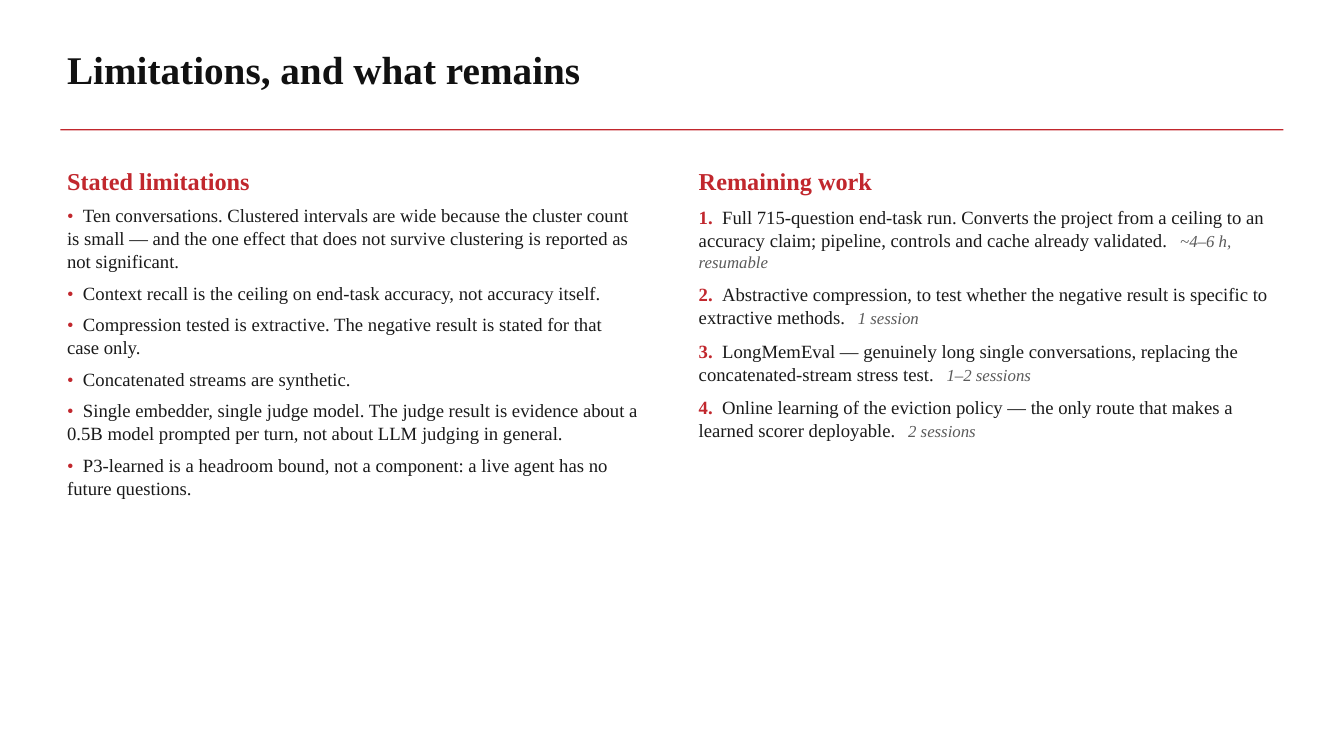
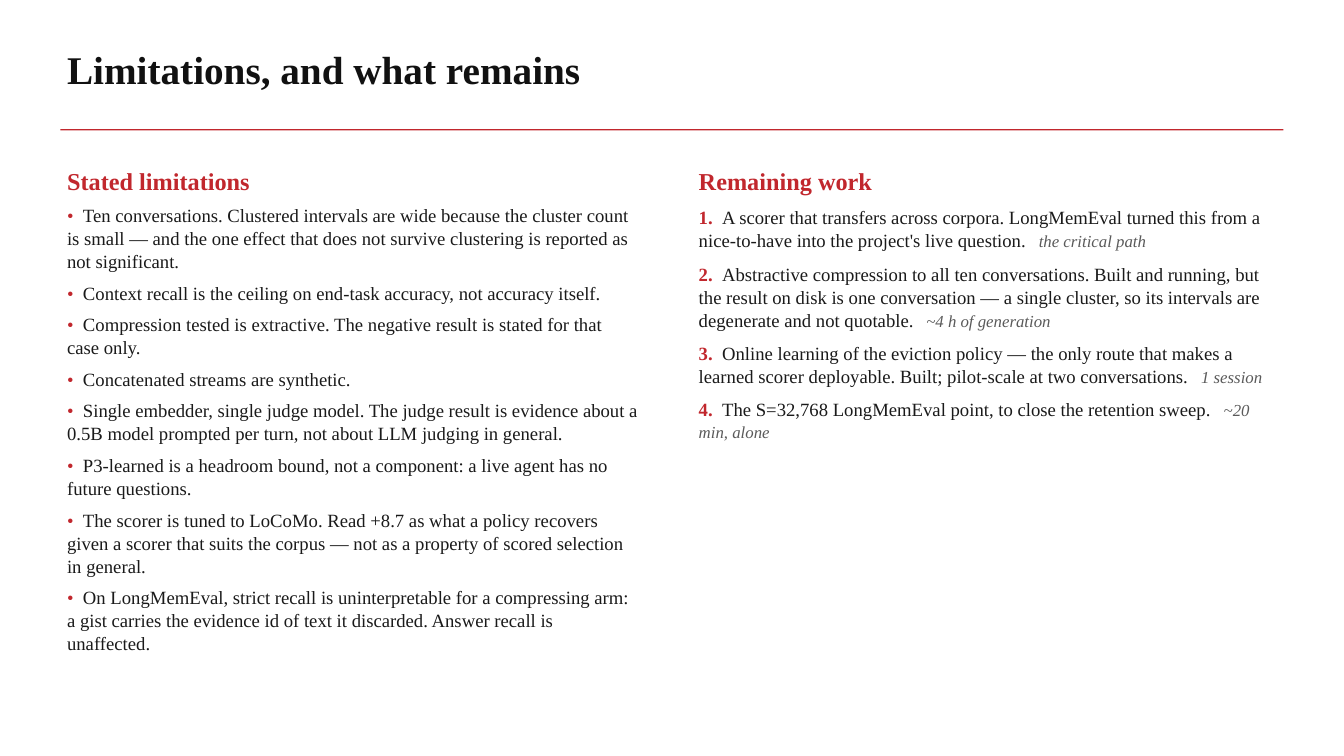
Before and after one commit to ruthme1ster/MemGate, a slide deck: slide 25 of docs/MemGate_Capstone_Review2_NMIMS.pptx (slide 23 before the commit). Drawn at 1344x756 pixels with LibreOffice and Linux fonts; fonts in the diff are those of the drawing. Boxes give left, top, right and bottom in pixels: in the first picture for what was removed or moved away, otherwise in the second. Text is boxed around its words. In the diff, an @@ line names an element or a change of style, - is before the commit and + after.

```diff
--- a/docs/MemGate_Capstone_Review2_NMIMS.pptx
+++ b/docs/MemGate_Capstone_Review2_NMIMS.pptx
@@ text at [699,211,1263,441]: text changed @@
-1. Full 715-question end-task run. Converts the project from a ceiling to an accuracy claim; pipeline, controls and cache already validated. ~4–6 h, resumable
-2. Abstractive compression, to test whether the negative result is specific to extractive methods. 1 session
-3. LongMemEval — genuinely long single conversations, replacing the concatenated-stream stress test. 1–2 sessions
-4. Online learning of the eviction policy — the only route that makes a learned scorer deployable. 2 sessions
+1. A scorer that transfers across corpora. LongMemEval turned this from a nice-to-have into the project's live question. the critical path
+2. Abstractive compression to all ten conversations. Built and running, but the result on disk is one conversation — a single cluster, so its intervals are degenerate and not quotable. ~4 h of generation
+3. Online learning of the eviction policy — the only route that makes a learned scorer deployable. Built; pilot-scale at two conversations. 1 session
+4. The S=32,768 LongMemEval point, to close the retention sweep. ~20 min, alone
@@ text at [67,514,628,608]: paragraphs added @@
+• The scorer is tuned to LoCoMo. Read +8.7 as what a policy recovers given a scorer that suits the corpus — not as a property of scored selection in general.
+• On LongMemEval, strict recall is uninterpretable for a compressing arm: a gist carries the evidence id of text it discarded. Answer recall is unaffected.
```
Also in this commit, not shown: 5 other slides changed, 2 slides added, 4 other files.
